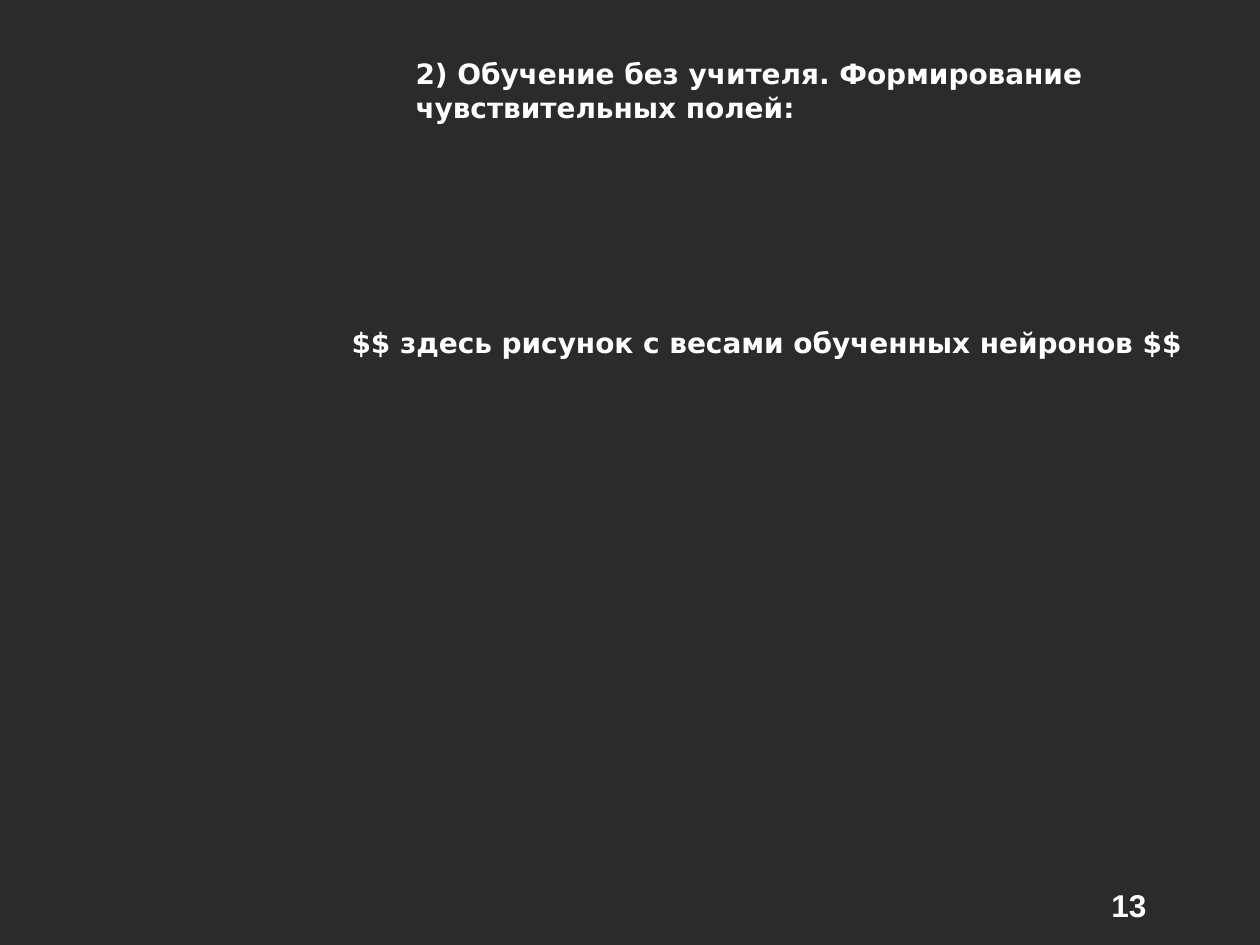
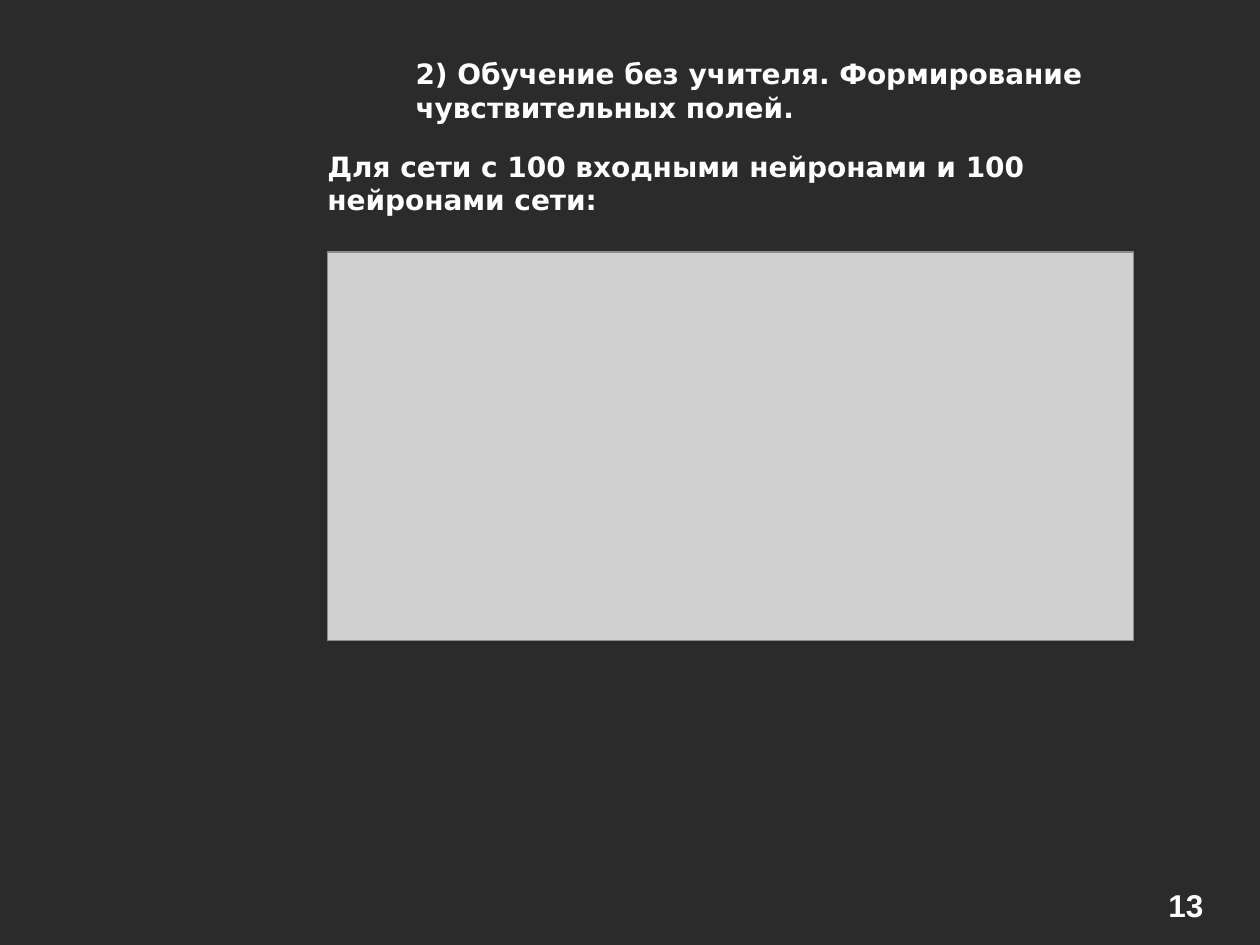
Before and after one commit to alexeyche/alexeyche-junk, a slide deck: slide 13 of cns/doc/conf.ppt. Drawn at 1260x945 pixels with LibreOffice and Linux fonts; fonts in the diff are those of the drawing; grey boxes stand for pictures; background and template pictures are left out; a plain dark background stands for a picture behind light text. Boxes give left, top, right and bottom in pixels: in the first picture for what was removed or moved away, otherwise in the second. Text is boxed around its words. In the diff, an @@ line names an element or a change of style, - is before the commit and + after.

```diff
--- a/cns/doc/conf.ppt
+++ b/cns/doc/conf.ppt
@@ text at (416, 62, 1082, 124): text changed @@
-2) Обучение без учителя. Формирование чувствительных полей:
+2) Обучение без учителя. Формирование чувствительных полей.
@@ text added at (327, 155, 1024, 216), 16 pt, text #FFFFFF, bold @@
+Для сети с 100 входными нейронами и 100 нейронами сети:
@@ picture added at (328, 252, 1134, 640) @@
@@ text removed at (400, 331, 1133, 359) @@
-$$ здесь рисунок с весами обученных нейронов $$
@@ page number: place and size @@
-page number at (1111, 895, 1146, 918)
+page number at (1168, 895, 1203, 918)
```
Also in this commit, not shown: 13 other slides changed, 1 slide added, 1 slide removed, 1 other file.
